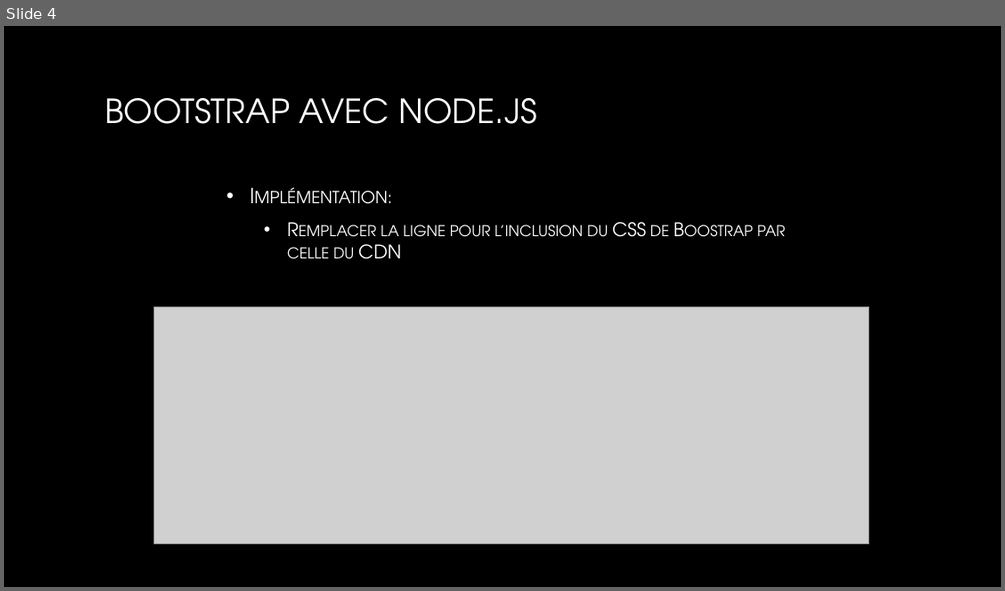
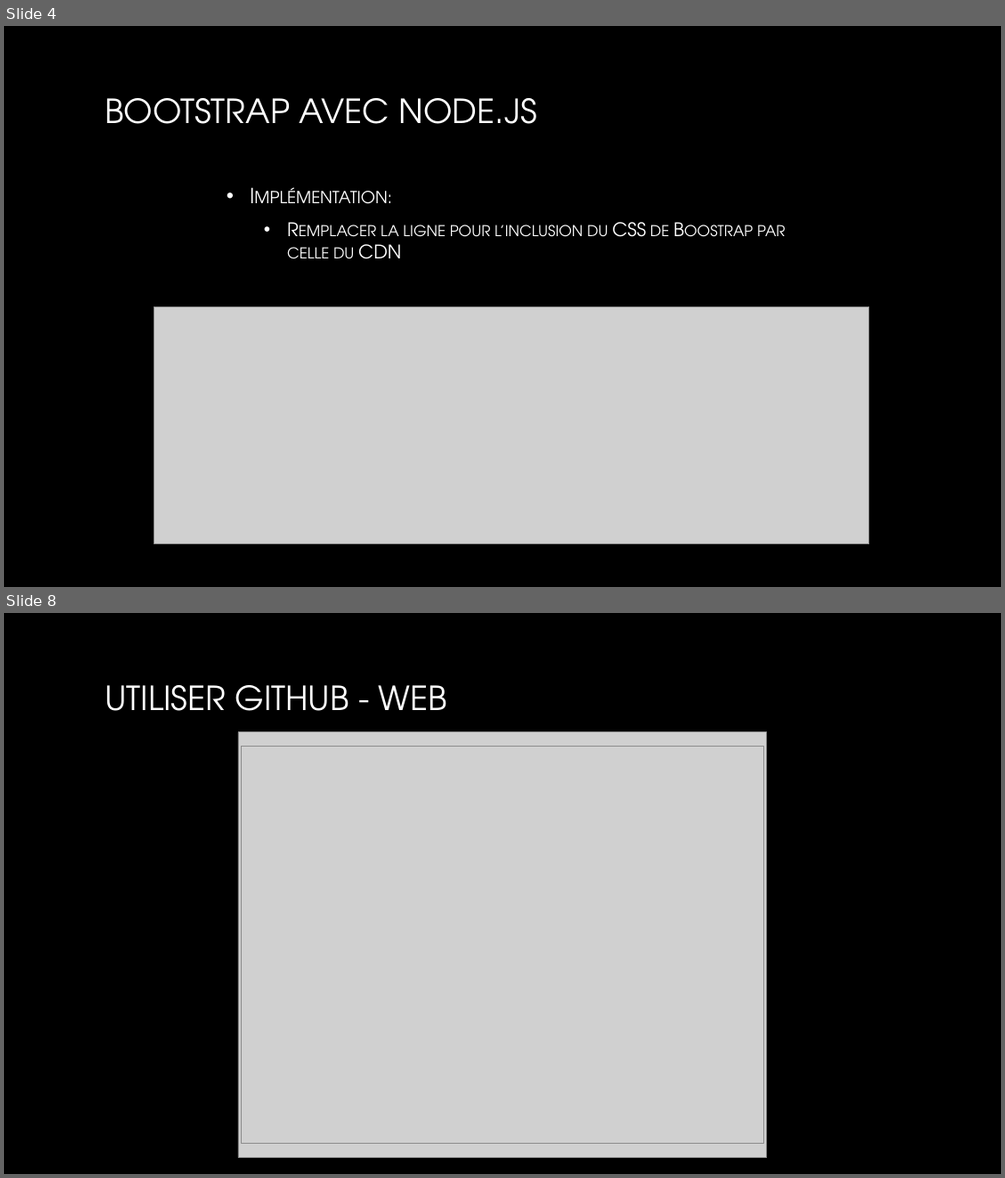
Before and after one commit to Chaps06TV/ProjetIndustriel, a slide deck: Présentation/PresentationProjetIndustrielWeb.pptx. Shown one above the other, each under a label of ours: slide 4 before the commit, slides 4 and 8 after it; the slides between them are not shown. The pictures are 1005x591 and 1005x1178 pixels, drawn with LibreOffice and Linux fonts; fonts in the diff are those of the drawing; grey boxes stand for pictures; background and template pictures are left out. Boxes give left, top, right and bottom in pixels: in the first picture for what was removed or moved away, otherwise in the second. Text is boxed around its words. In the diff, an @@ line names an element or a change of style, - is before the commit and + after.

```diff
--- a/Présentation/PresentationProjetIndustrielWeb.pptx
+++ b/Présentation/PresentationProjetIndustrielWeb.pptx
@@ slide 8 added at (x1=4, y1=613, x2=1001, y2=1174), background picture (left out) @@
@@ title added at (x1=105, y1=685, x2=447, y2=711), 32 pt, text gradient #FFFFFF to #A6A6A6 @@
+UTILISER GITHUB - WEB
@@ picture added at (x1=238, y1=732, x2=767, y2=1158) @@
@@ picture added at (x1=241, y1=747, x2=764, y2=1143) @@
```
Also in this commit, not shown: 2 slides changed, 2 other slides added.
